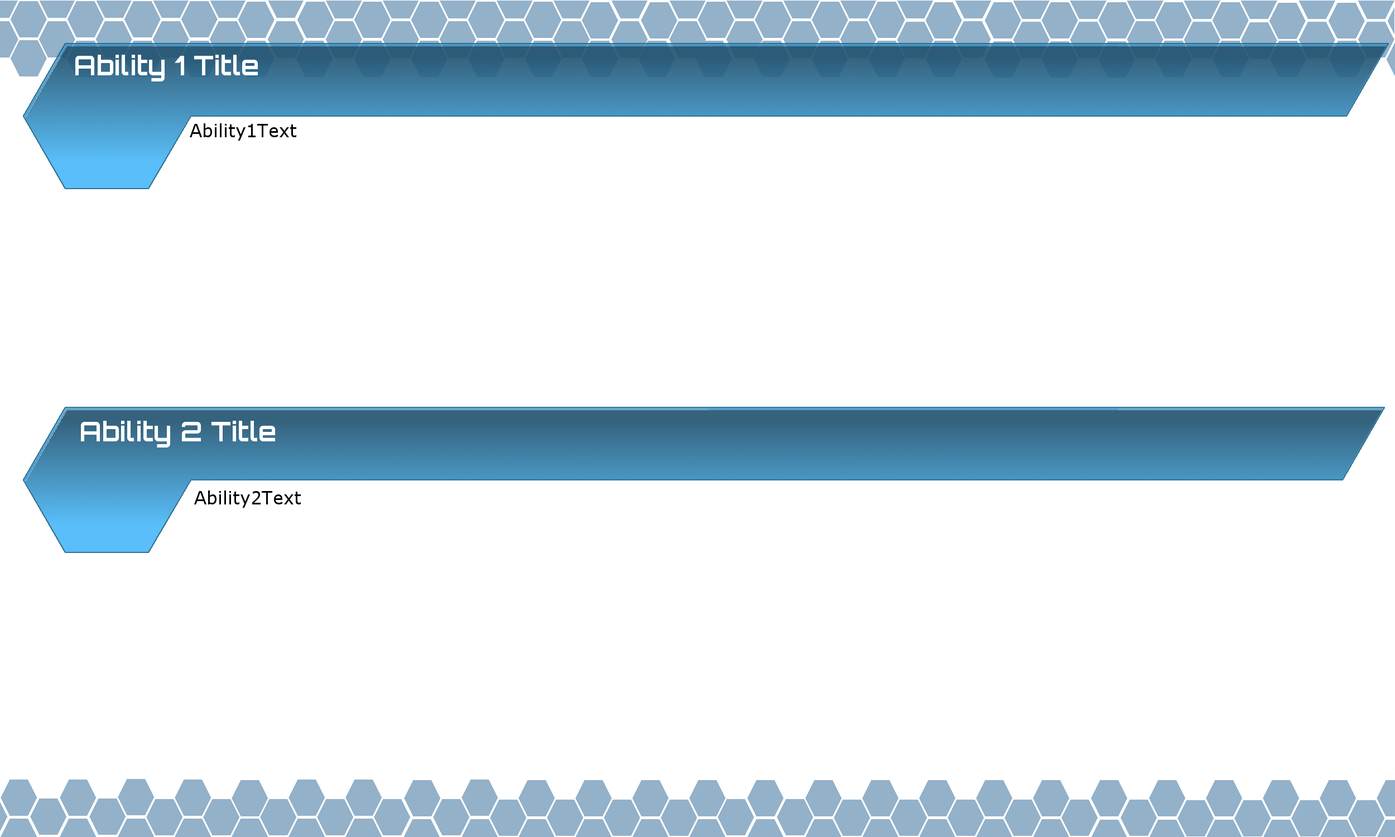
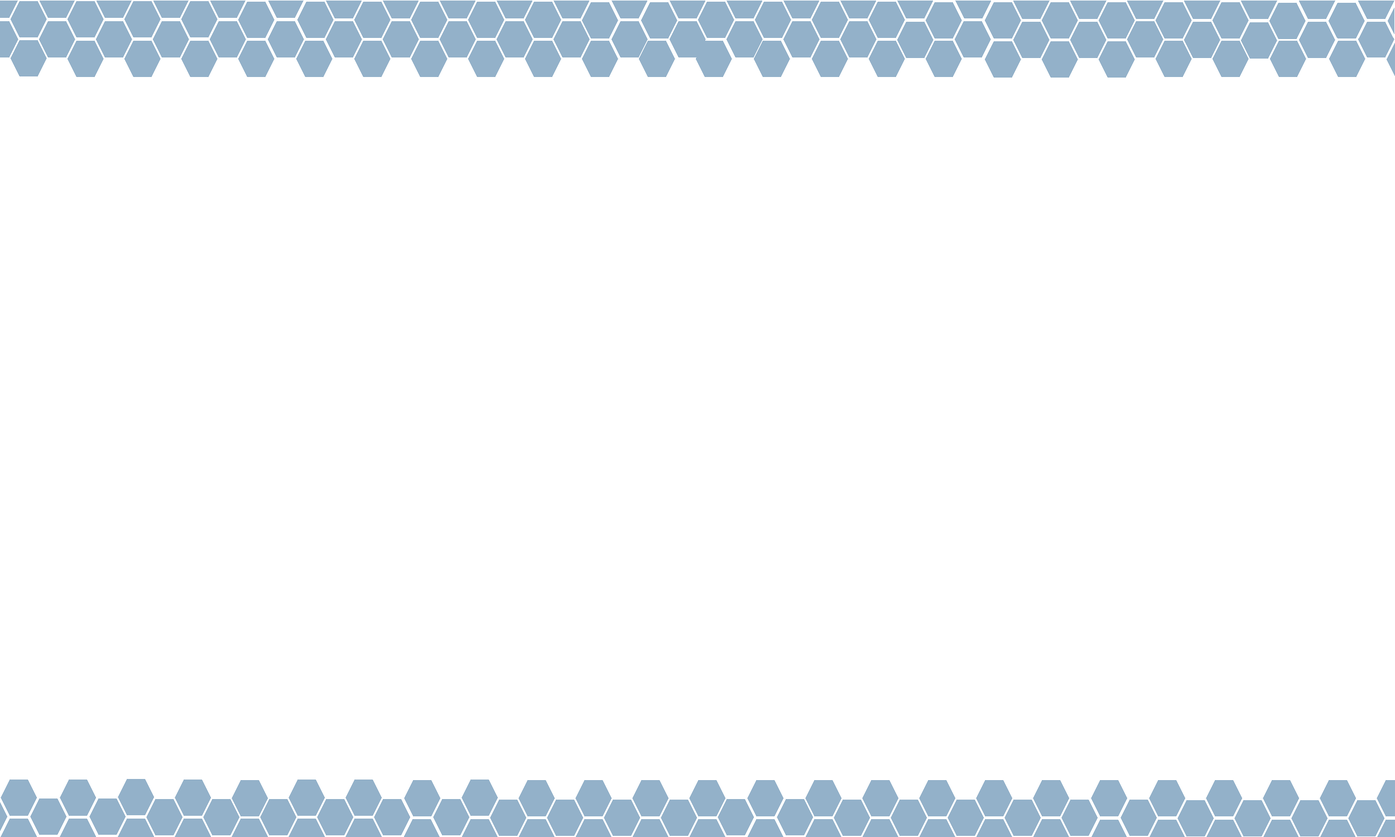
Layers edited between the first and the second 1395 × 837 image:
hid "Ability2Text" over [194, 490, 301, 508]
hid "Ability1Text" over [189, 123, 297, 141]
hid "Ability2Title" over [80, 420, 276, 448]
hid "Ability1Title" over [75, 54, 258, 82]
hid "Ability2Frame" over [22, 406, 1386, 554]
hid "Ability1Frame" over [22, 42, 1389, 190]
